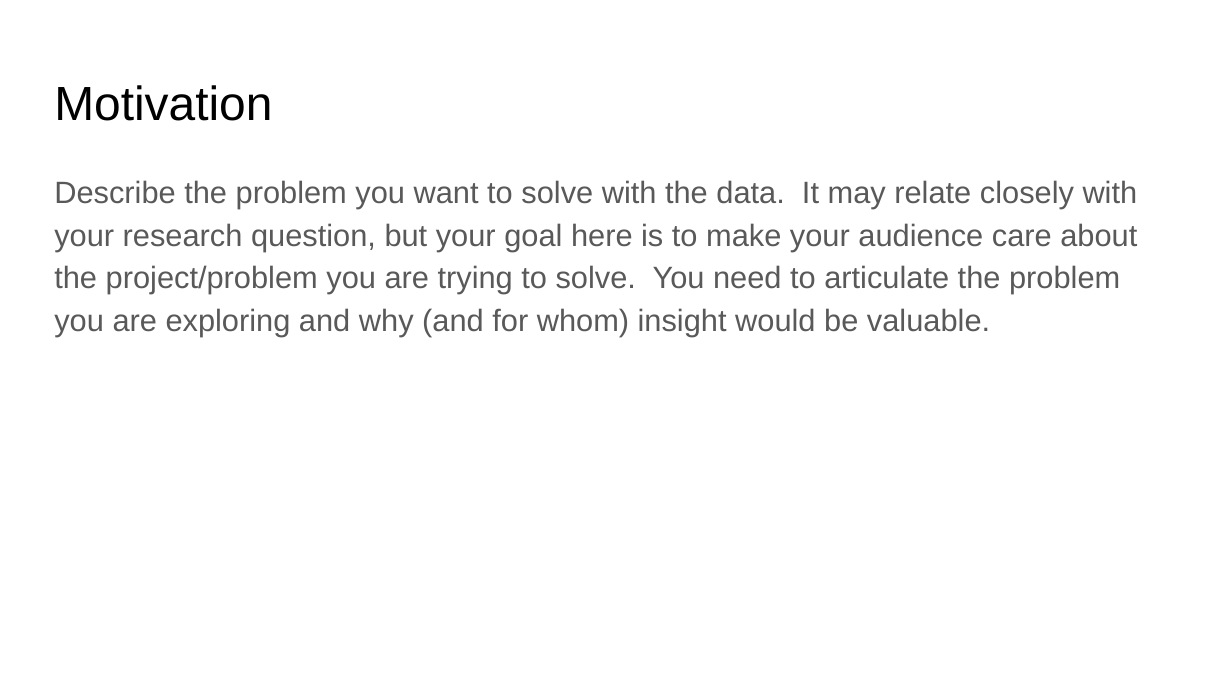
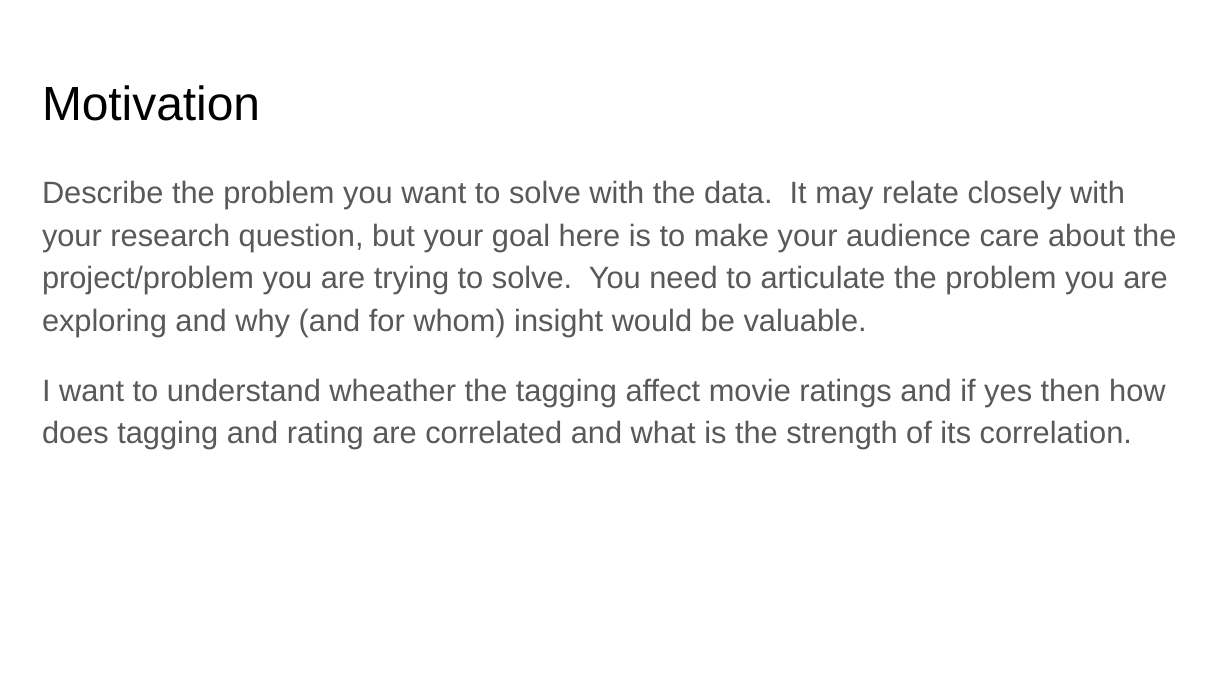
Before and after one commit to AkanchhaChoudhary/UCSanDiegoX-s-Data-Science-MicroMasters, a slide deck: slide 3 of Python_for_Data_Science/week-6/Copy of DSE 200X_ Mini Project Presentation Template.pptx. Drawn at 1232x693 pixels with LibreOffice and Linux fonts; fonts in the diff are those of the drawing. Boxes give left, top, right and bottom in pixels: in the first picture for what was removed or moved away, otherwise in the second. Text is boxed around its words. In the diff, an @@ line names an element or a change of style, - is before the commit and + after.

```diff
--- a/Python_for_Data_Science/week-6/Copy of DSE 200X_ Mini Project Presentation Template.pptx
+++ b/Python_for_Data_Science/week-6/Copy of DSE 200X_ Mini Project Presentation Template.pptx
@@ title "Motivation": place and size @@
-title "Motivation" at (54, 85, 272, 121)
+title "Motivation" at (42, 85, 260, 121)
@@ text at (42, 378, 1165, 449): paragraph added @@
+I want to understand wheather the tagging affect movie ratings and if yes then how does tagging and rating are correlated and what is the strength of its correlation.
```
Also in this commit, not shown: 1 other slide changed, 1 slide added, 1 slide removed, 9 other files.
